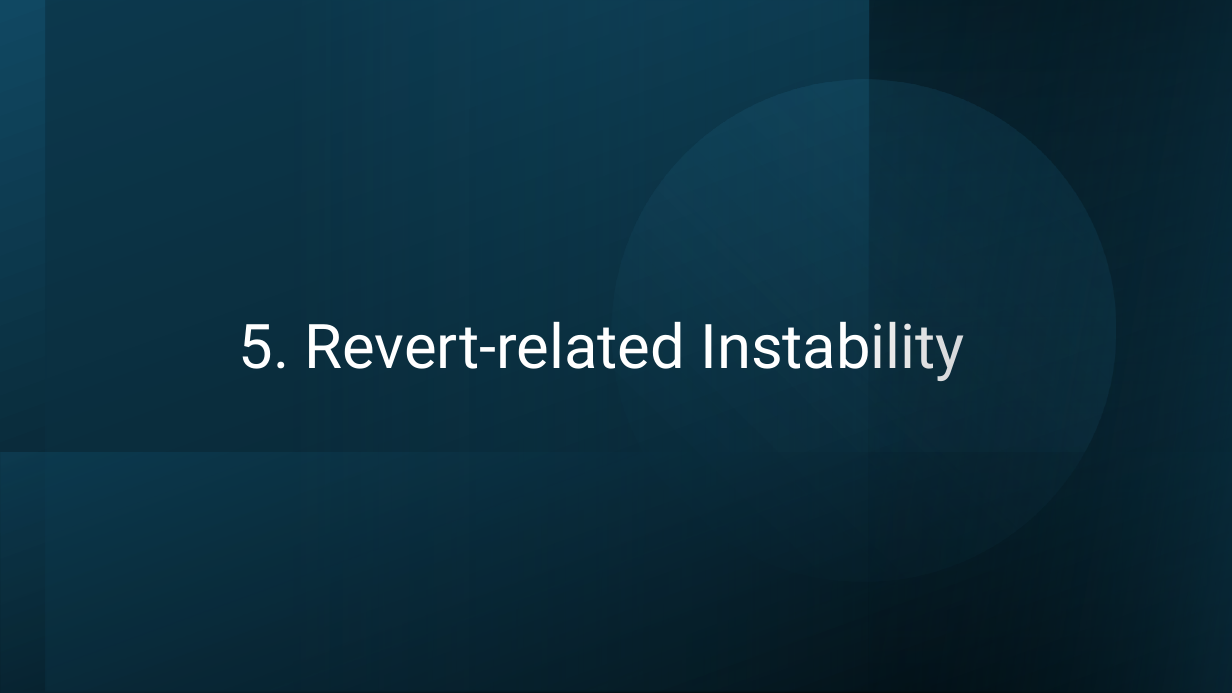
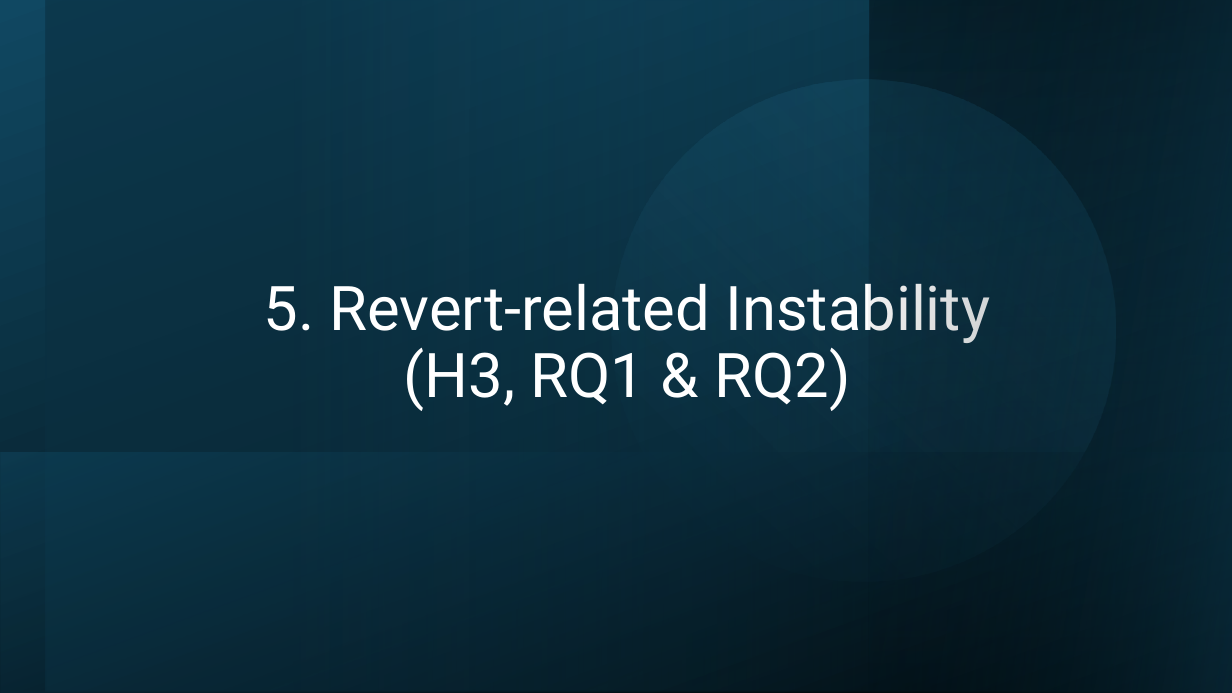
Before and after one commit to anjuyamada/wiki-assignment, a slide deck: slide 14 of Presentation Slide.pptx. Drawn at 1232x693 pixels with LibreOffice and Linux fonts; fonts in the diff are those of the drawing. Boxes give left, top, right and bottom in pixels: in the first picture for what was removed or moved away, otherwise in the second. Text is boxed around its words. In the diff, an @@ line names an element or a change of style, - is before the commit and + after.

```diff
--- a/Presentation Slide.pptx
+++ b/Presentation Slide.pptx
@@ title at [264, 283, 990, 411]: text changed @@
-5. Revert-related Instability
+5. Revert-related Instability
+(H3, RQ1 & RQ2)
```
Also in this commit, not shown: 10 other slides changed, 1 slide added, 2 slides removed, 5 other files.
